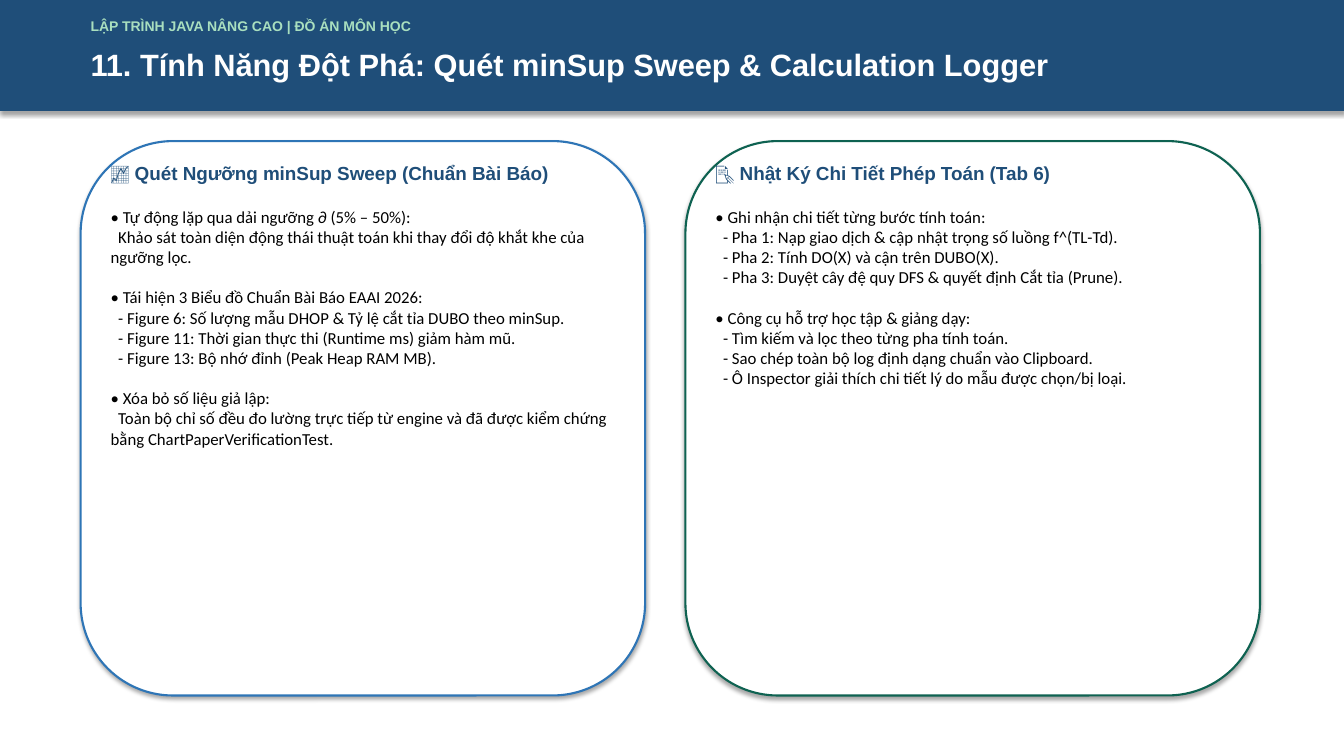
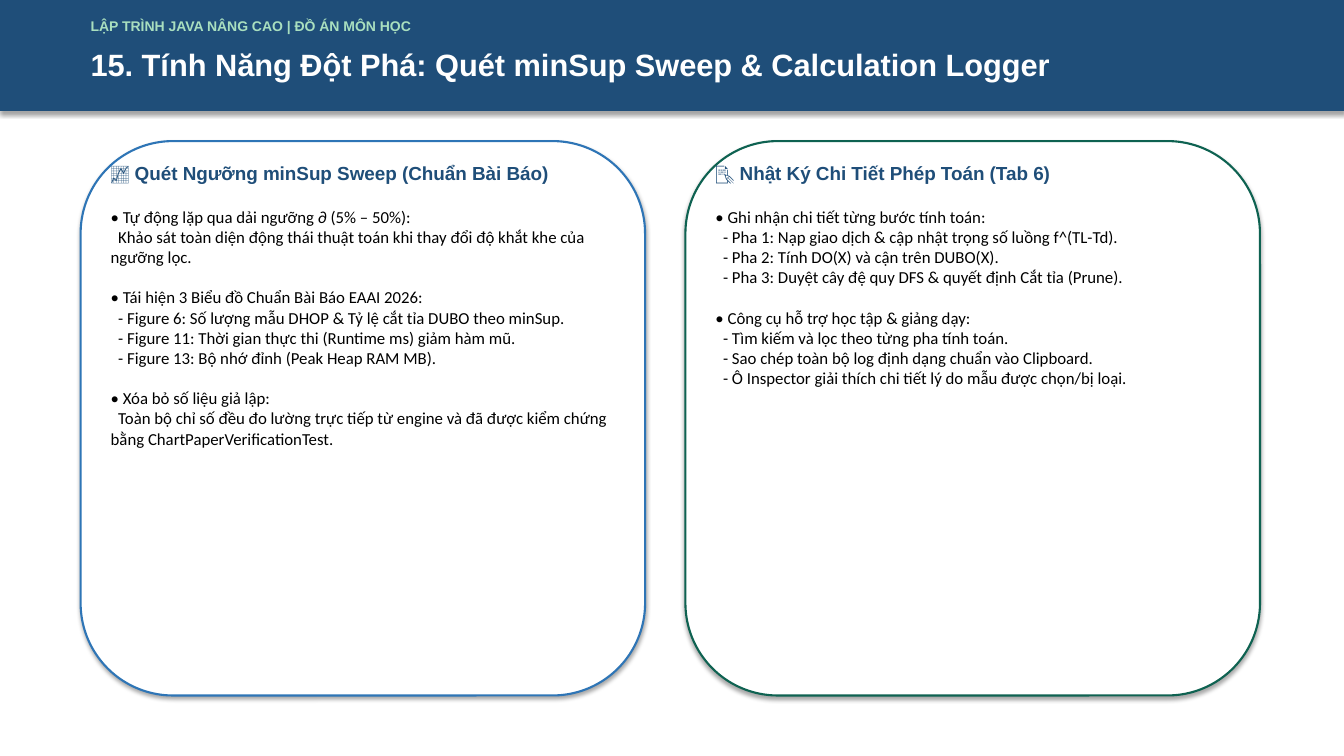
Before and after one commit to 2312741-sudo/javanc, a slide deck: slide 15 of docs/ThuyetTrinh_DeTai_DHOPM_2312741_NguyenThanhTam.pptx (slide 12 before the commit). Drawn at 1344x756 pixels with LibreOffice and Linux fonts; fonts in the diff are those of the drawing. Boxes give left, top, right and bottom in pixels: in the first picture for what was removed or moved away, otherwise in the second. Text is boxed around its words. In the diff, an @@ line names an element or a change of style, - is before the commit and + after.

```diff
--- a/docs/ThuyetTrinh_DeTai_DHOPM_2312741_NguyenThanhTam.pptx
+++ b/docs/ThuyetTrinh_DeTai_DHOPM_2312741_NguyenThanhTam.pptx
@@ text at (x1=91, y1=53, x2=1050, y2=81): text changed @@
-11. Tính Năng Đột Phá: Quét minSup Sweep & Calculation Logger
+15. Tính Năng Đột Phá: Quét minSup Sweep & Calculation Logger
```
Also in this commit, not shown: 7 other slides changed, 3 slides added.
